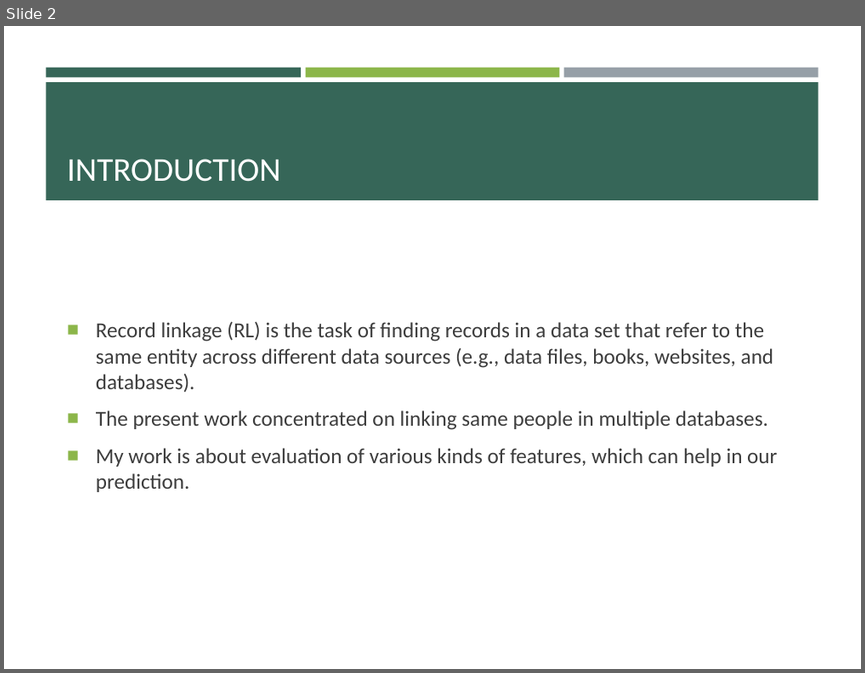
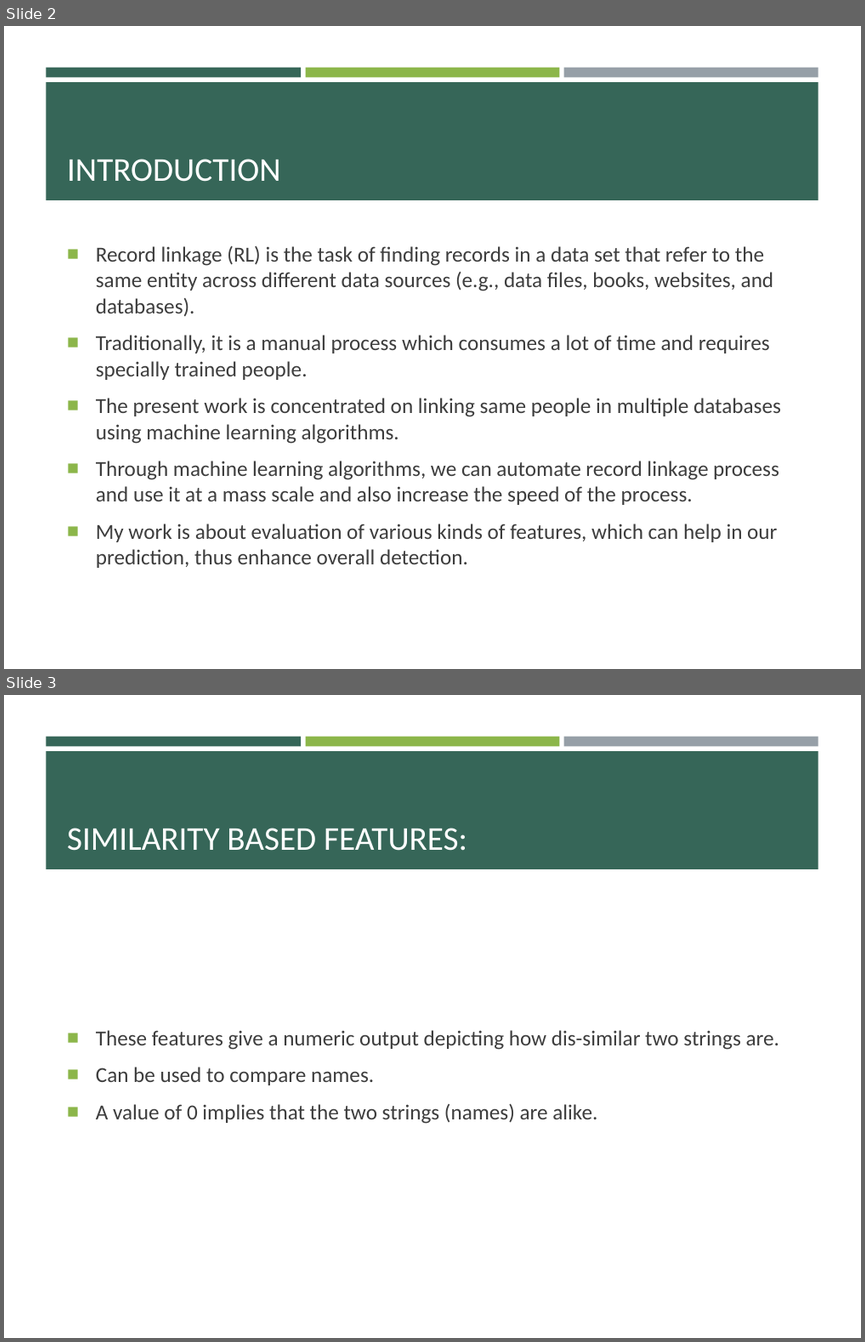
Before and after one commit to pulkitjain1004/autoRL, a slide deck: Record_Linkage.pptx. Shown one above the other, each under a label of ours: slide 2 before the commit, slides 2 and 3 after it. The pictures are 865x673 and 865x1342 pixels, drawn with LibreOffice and Linux fonts; fonts in the diff are those of the drawing. Boxes give left, top, right and bottom in pixels: in the first picture for what was removed or moved away, otherwise in the second. Text is boxed around its words. In the diff, an @@ line names an element or a change of style, - is before the commit and + after.

```diff
--- a/Record_Linkage.pptx
+++ b/Record_Linkage.pptx
@@ slide 3 added at box(4, 695, 861, 1338), background #FFFFFF; not listed: 4 template elements that a slide beside it also shows @@
@@ title added at box(67, 828, 467, 851), 28 pt, text #FFFFFF @@
+SIMILARITY BASED FEATURES:
@@ text added at box(96, 1030, 779, 1123), 18 pt, text #3D3D3D @@
+■ These features give a numeric output depicting how dis-similar two strings are.
+■ Can be used to compare names.
+■ A value of 0 implies that the two strings (names) are alike.
@@ slide 2 changed as well @@
@@ text at box(96, 335, 781, 567): text changed @@
-■ The present work concentrated on linking same people in multiple databases.
-■ My work is about evaluation of various kinds of features, which can help in our prediction.
+■ Traditionally, it is a manual process which consumes a lot of time and requires specially trained people.
+■ The present work is concentrated on linking same people in multiple databases using machine learning algorithms.
+■ Through machine learning algorithms, we can automate record linkage process and use it at a mass scale and also increase the speed of the process.
+■ My work is about evaluation of various kinds of features, which can help in our prediction, thus enhance overall detection.
```
Also in this commit, not shown: 13 other slides changed.
